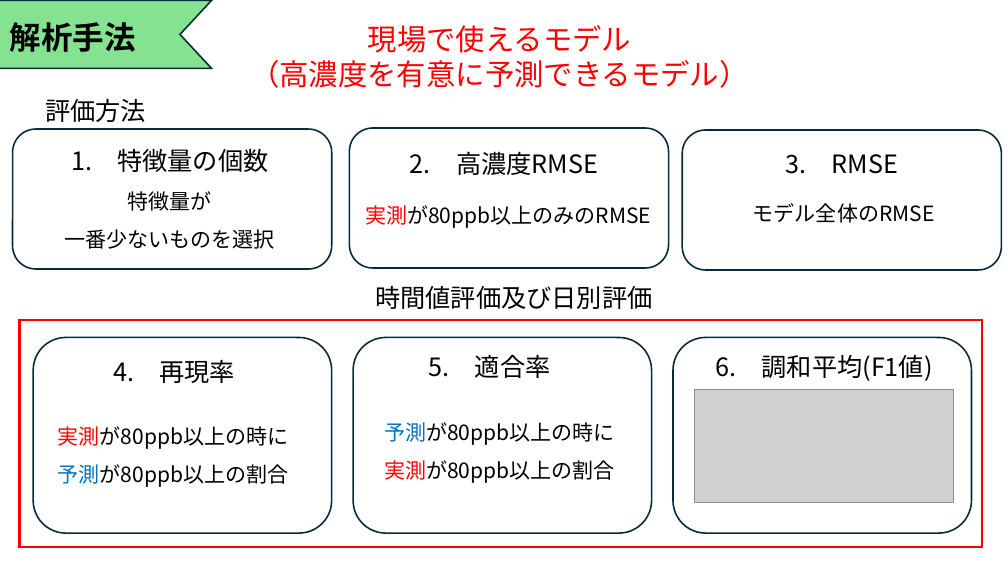
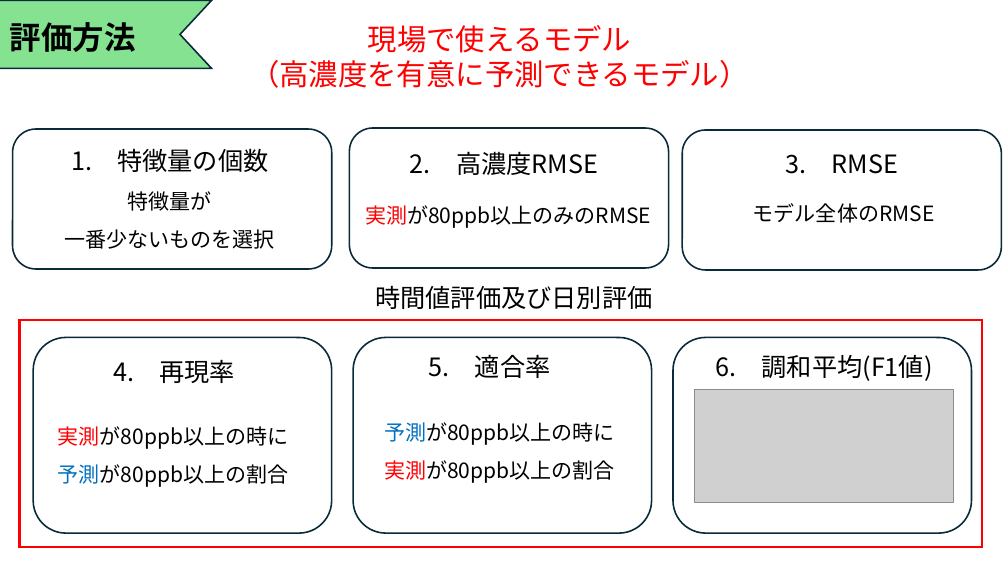
Before and after one commit to Tatsuki0623/lab, a slide deck: slide 11 of out_data/21T7-008.pptx. Drawn at 1008x567 pixels with LibreOffice and Linux fonts; fonts in the diff are those of the drawing; grey boxes stand for pictures. Boxes give left, top, right and bottom in pixels: in the first picture for what was removed or moved away, otherwise in the second. Text is boxed around its words. In the diff, an @@ line names an element or a change of style, - is before the commit and + after.

```diff
--- a/out_data/21T7-008.pptx
+++ b/out_data/21T7-008.pptx
@@ text at (10,22,136,52): text changed @@
-解析手法
+評価方法
@@ text removed at (45,98,146,122) @@
-評価方法
```
Also in this commit, not shown: 10 other slides changed, 3 slides added.
